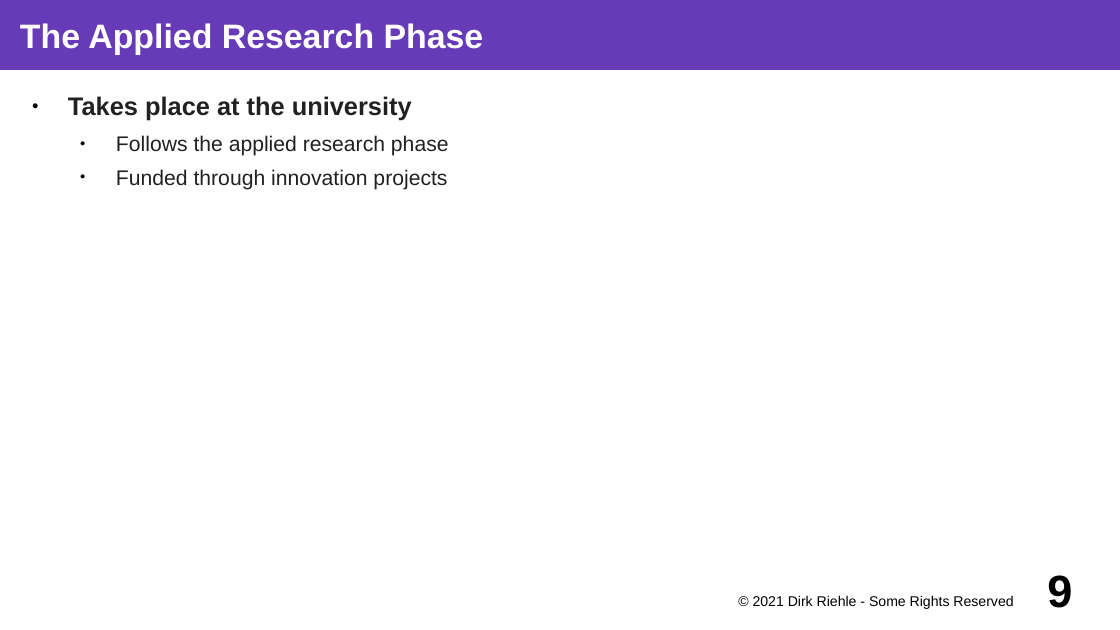
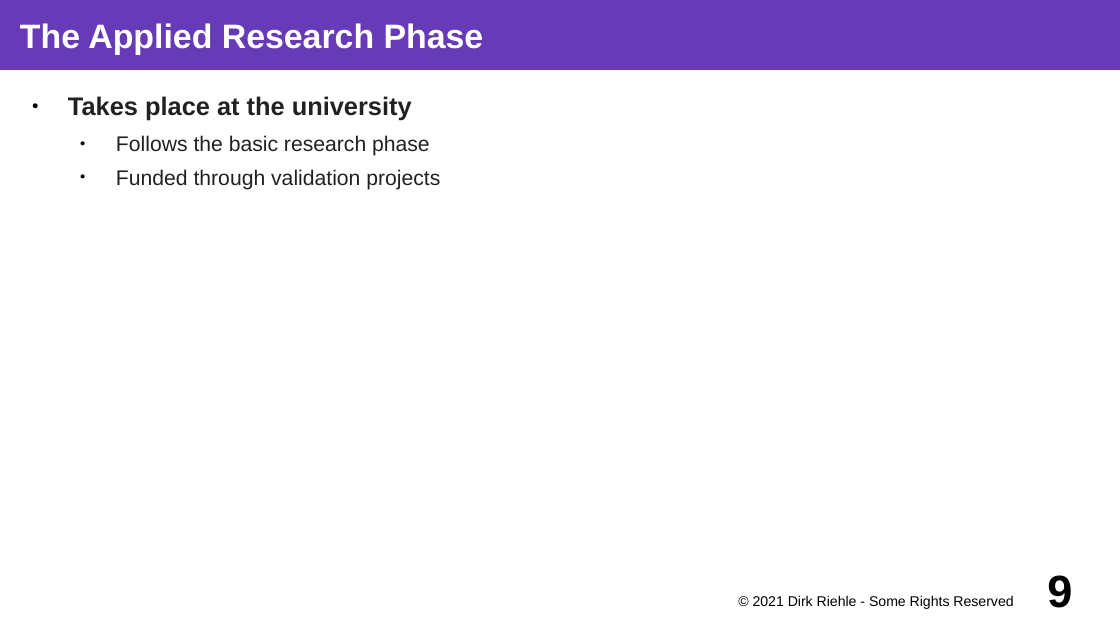
Before and after one commit to dirkriehle/coss-course, a slide deck: slide 9 of Lecture slides/COSS D03 - University Spin-offs.odp. Drawn at 1120x630 pixels with LibreOffice and Linux fonts; fonts in the diff are those of the drawing. Boxes give left, top, right and bottom in pixels: in the first picture for what was removed or moved away, otherwise in the second. Text is boxed around its words. In the diff, an @@ line names an element or a change of style, - is before the commit and + after.

```diff
--- a/Lecture slides/COSS D03 - University Spin-offs.odp
+++ b/Lecture slides/COSS D03 - University Spin-offs.odp
@@ text at <box>116,135,440,190</box>: text changed @@
-  ● Follows the applied research phase
-  ● Funded through innovation projects
+  ● Follows the basic research phase
+  ● Funded through validation projects
```
Also in this commit, not shown: 7 other slides changed, 5 other files.
